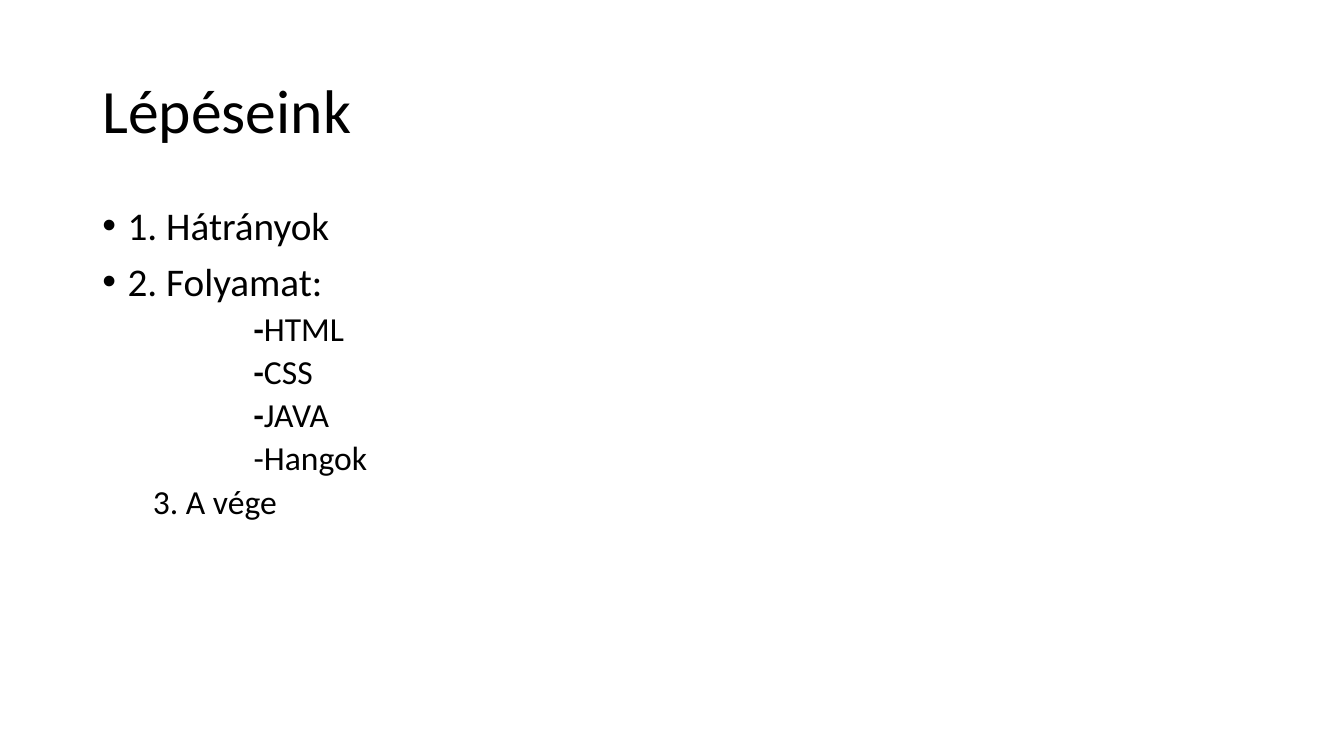
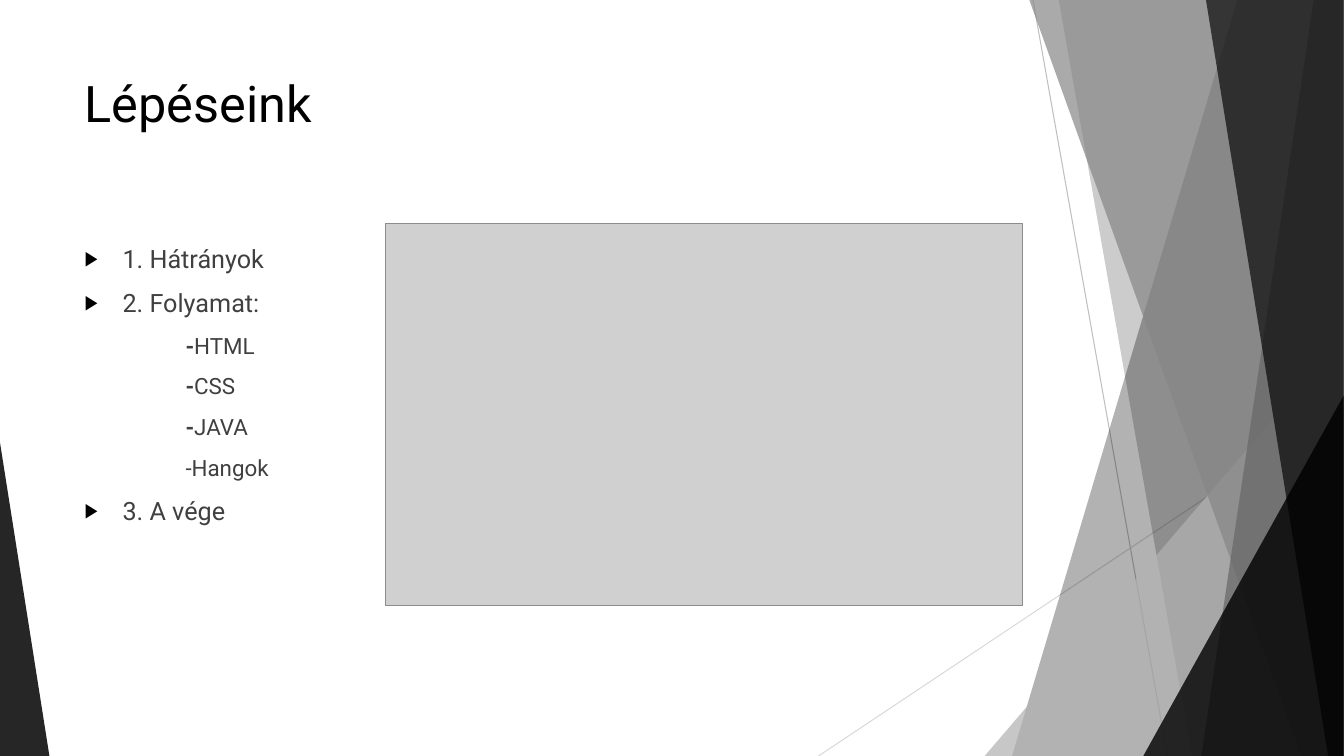
Before and after one commit to MrTakasu/Zongora, a slide deck: slide 2 of A Zongora.pptx. Drawn at 1344x756 pixels with LibreOffice and Linux fonts; fonts in the diff are those of the drawing; grey boxes stand for pictures. Boxes give left, top, right and bottom in pixels: in the first picture for what was removed or moved away, otherwise in the second. Text is boxed around its words. In the diff, an @@ line names an element or a change of style, - is before the commit and + after.

```diff
--- a/A Zongora.pptx
+++ b/A Zongora.pptx
@@ title "Lépéseink": place and size @@
-title "Lépéseink" at (102, 90, 351, 143)
+title "Lépéseink" at (85, 84, 312, 133)
@@ title "Lépéseink" at (85, 84, 312, 133): size 44 to 36 pt, font Calibri to Roboto; line spacing 0.9 to 1; vertical alignment middle to top @@
@@ text "1. Hátrányok": place and size @@
-text "1. Hátrányok" at (128, 212, 367, 520)
+text "1. Hátrányok" at (123, 249, 269, 526)
@@ text "1. Hátrányok" at (123, 249, 269, 526): size 28 to 18 pt in "1. Hátrányok", "2. Folyamat:"; font Calibri to Roboto, text colour #000000 to #404040; size 24 to 16 pt in "-HTML", "-CSS", "-JAVA", "-Hangok"; size 24 to 18 pt in "3. A vége"; bullet • to ▶; line spacing 0.9 to 1; more space between paragraphs; bullet none to ▶; list level 2 to 1 in "3. A vége" @@
@@ picture added at (385, 224, 1022, 606) @@
@@ group added at (0, 0, 1344, 756): 5 freeform shapes, 3 triangles, 2 lines @@
```
Also in this commit, not shown: 1 other slide changed, 5 slides added, 1 slide removed.
